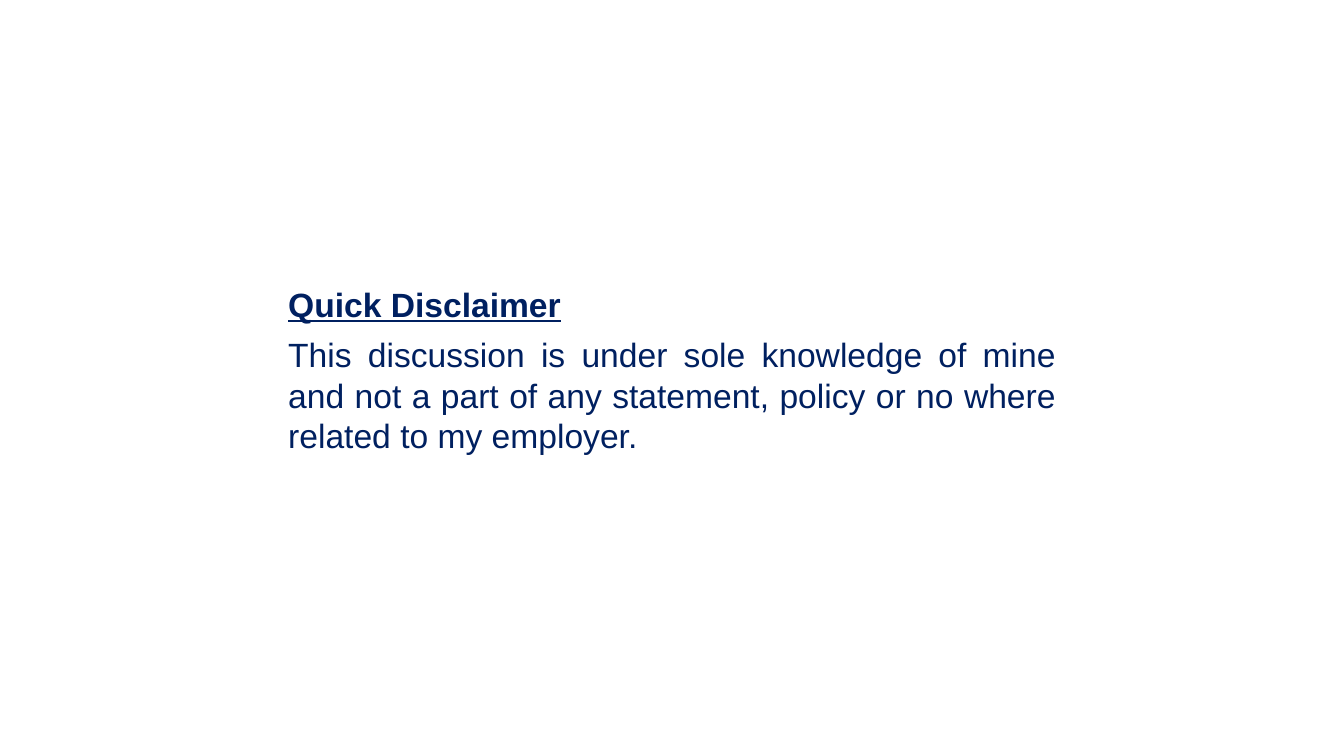
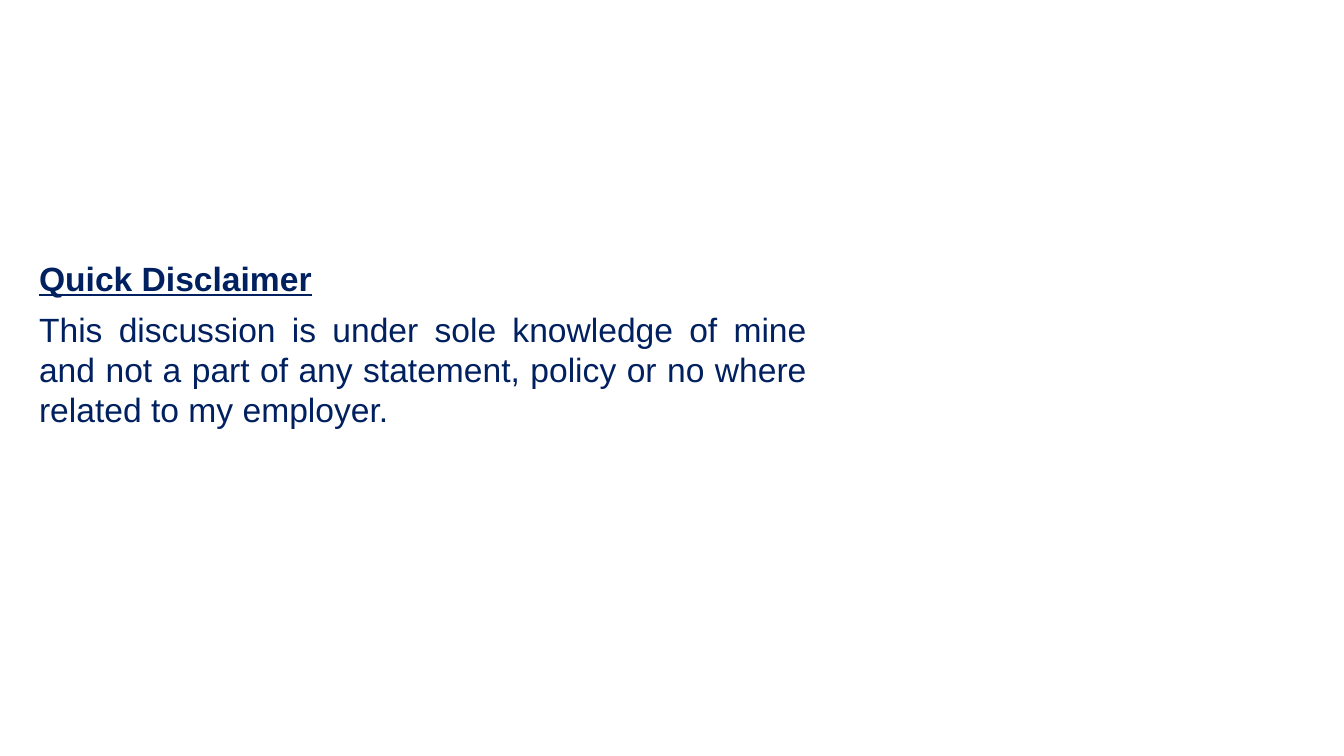
Before and after one commit to anantawasthi/academic-engagements, a slide deck: slide 2 of 2023/VAC2023/Presentation/20230519 Introduction to Pandas.pptx. Drawn at 1344x756 pixels with LibreOffice and Linux fonts; fonts in the diff are those of the drawing. Boxes give left, top, right and bottom in pixels: in the first picture for what was removed or moved away, otherwise in the second. Text is boxed around its words. In the diff, an @@ line names an element or a change of style, - is before the commit and + after.

```diff
--- a/2023/VAC2023/Presentation/20230519 Introduction to Pandas.pptx
+++ b/2023/VAC2023/Presentation/20230519 Introduction to Pandas.pptx
@@ text "Quick Disclaimer": place and size @@
-text "Quick Disclaimer" at (288,292,561,324)
+text "Quick Disclaimer" at (39,266,312,298)
@@ text "This discussion is under sole ...": place and size @@
-text "This discussion is under sole ..." at (288,342,1056,455)
+text "This discussion is under sole ..." at (39,317,807,429)
```
Also in this commit, not shown: 1 other slide changed, 1 slide added, 27 other files.
